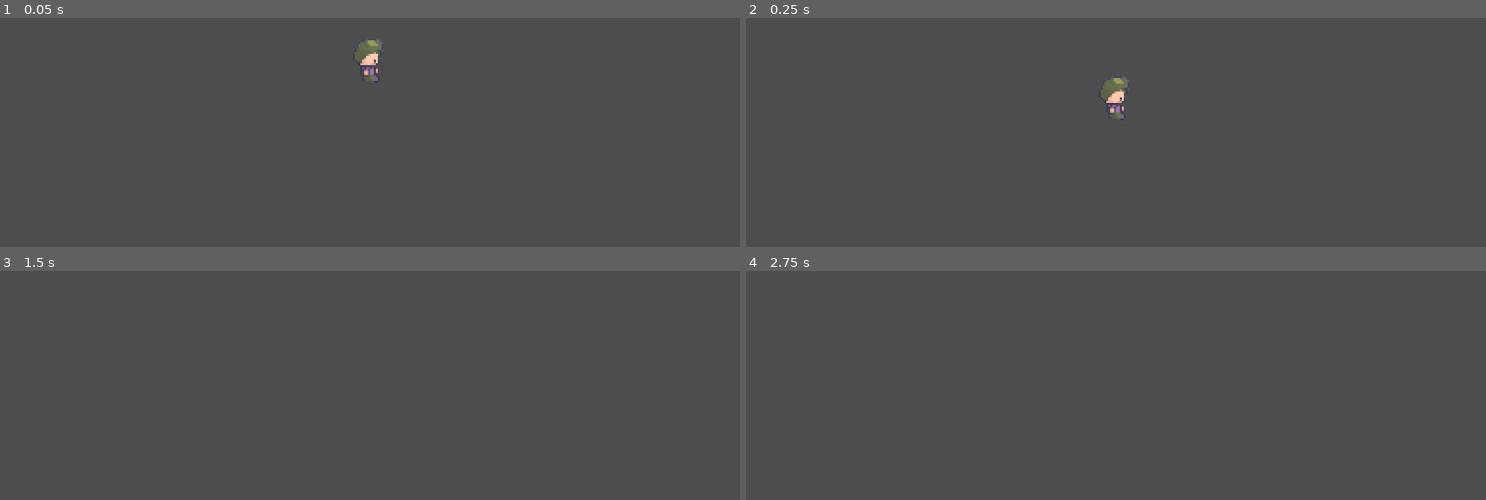
Above: before the commit, frames 1-4 (two rows, left to right).
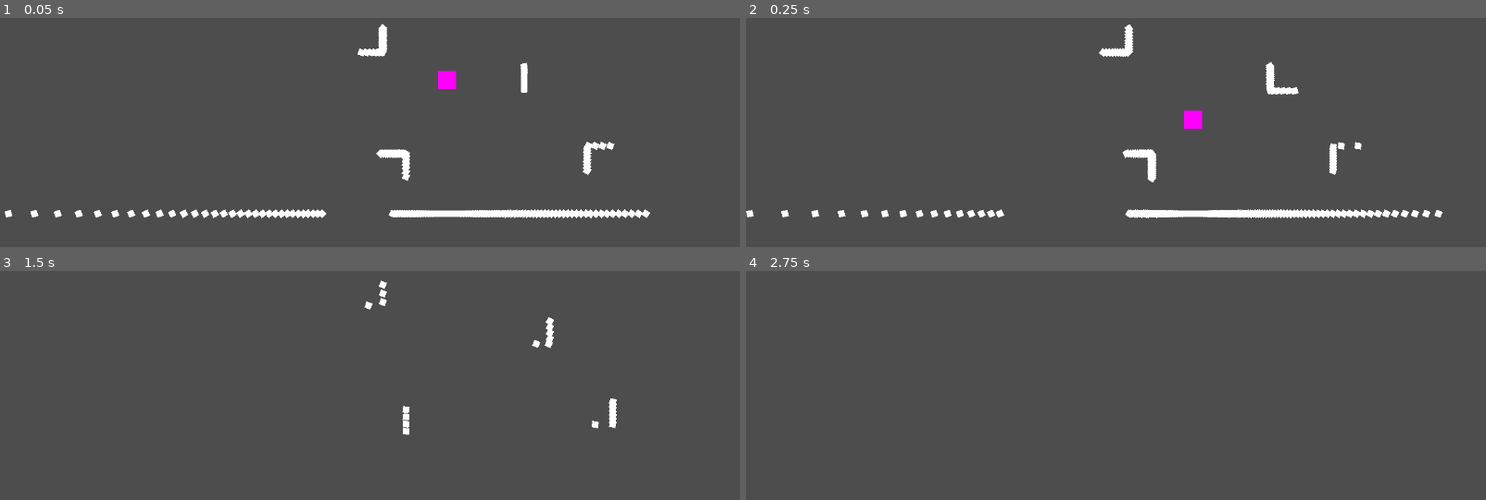
Above: after the commit, the same moments.

Repository: Kraaven/Chengalpettu
Game: Godot game, scene res://Scenes/MainWorld.tscn
The game is run twice, just before and just after one commit, with the same random seed, the same clock (stepped at 60 frames per second) and the same inputs.
Inputs:
- Up to frame 1 (0.05 s): no input
- Up to frame 2 (0.25 s): no input
- Up to frame 3 (1.5 s): tap Enter (ui_accept) at 0.5, 0.6, 0.77, 1.07, 1.35 s; hold Right (ui_right) from 0.53 s (still down)
- Up to frame 4 (2.75 s): tap Enter (ui_accept) at 1.52, 1.82, 2.1 s; release Right (ui_right) at 2.03 s; hold Left (ui_left) from 2.03 s (still down)

The runs differ from the first frame. In frame 1, 3.2% of the frame differs, in the area x 0-88%, y 2-88%; in frame 2, 3.2%; in frame 3, 0.5%; in frame 4, nothing differs.

Commit message:
Added Echholocation

Diff:
--- /dev/null
+++ b/Scenes/EchoParticle.tscn
@@ -0,0 +1,6 @@
+[gd_scene load_steps=2 format=3 uid="uid://dfs6cr7c383op"]
+
+[ext_resource type="Texture2D" uid="uid://cqphlc7te15o4" path="res://Images/EchoP.png" id="1_wyh2v"]
+
+[node name="Sprite2D" type="Sprite2D"]
+texture = ExtResource("1_wyh2v")
--- a/Scenes/Home.tscn
+++ b/Scenes/Home.tscn
@@ -1,6 +1,6 @@
 [gd_scene load_steps=4 format=3 uid="uid://bcymaqf8k31ip"]
 
-[ext_resource type="Texture2D" uid="uid://bkw15ahasrph4" path="res://Images/Room/Interiors_free_16x16.png" id="1_agn7c"]
+[ext_resource type="Texture2D" uid="uid://bkw15ahasrph4" path="res://Images/Interiors_free_16x16.png" id="1_agn7c"]
 
 [sub_resource type="TileSetAtlasSource" id="TileSetAtlasSource_y06qn"]
 texture = ExtResource("1_agn7c")
--- a/Scenes/MainWorld.tscn
+++ b/Scenes/MainWorld.tscn
@@ -1,14 +1,7 @@
 [gd_scene load_steps=2 format=3 uid="uid://btrqkh4povntl"]
 
-[ext_resource type="PackedScene" uid="uid://ciagp2cpls2xq" path="res://Scenes/Player.tscn" id="1_tvca2"]
+[ext_resource type="PackedScene" uid="uid://bcna5w3yhd63u" path="res://Scenes/NewGame.tscn" id="1_8n82b"]
 
 [node name="World" type="Node2D"]
 
-[node name="CharacterBody2D" parent="." instance=ExtResource("1_tvca2")]
-position = Vector2(-1, -15)
-
-[node name="Camera2D" type="Camera2D" parent="CharacterBody2D"]
-position = Vector2(1, 15)
-offset = Vector2(0, -20)
-zoom = Vector2(3, 3)
-position_smoothing_enabled = true
+[node name="Node2D" parent="." instance=ExtResource("1_8n82b")]
--- /dev/null
+++ b/Scenes/NewGame.tscn
@@ -0,0 +1,62 @@
+[gd_scene load_steps=7 format=3 uid="uid://bcna5w3yhd63u"]
+
+[ext_resource type="Script" path="res://scripts/CharacterBody2D.gd" id="1_cxr35"]
+[ext_resource type="Script" path="res://Scenes/Raycasts.gd" id="2_bilw0"]
+
+[sub_resource type="CircleShape2D" id="CircleShape2D_80dw8"]
+
+[sub_resource type="PlaceholderTexture2D" id="PlaceholderTexture2D_es74b"]
+
+[sub_resource type="RectangleShape2D" id="RectangleShape2D_xyuwu"]
+size = Vector2(589, 32)
+
+[sub_resource type="RectangleShape2D" id="RectangleShape2D_5qxpg"]
+
+[node name="Node2D" type="Node2D"]
+
+[node name="CharacterBody2D" type="CharacterBody2D" parent="."]
+position = Vector2(60, 30)
+script = ExtResource("1_cxr35")
+
+[node name="CollisionShape2D" type="CollisionShape2D" parent="CharacterBody2D"]
+shape = SubResource("CircleShape2D_80dw8")
+
+[node name="Sprite2D" type="Sprite2D" parent="CharacterBody2D"]
+position = Vector2(-8.9407e-08, -4.76837e-07)
+scale = Vector2(14, 14)
+texture = SubResource("PlaceholderTexture2D_es74b")
+
+[node name="Raycasts" type="Node2D" parent="CharacterBody2D"]
+script = ExtResource("2_bilw0")
+
+[node name="Camera2D" type="Camera2D" parent="."]
+zoom = Vector2(2, 2)
+
+[node name="StaticBody2D" type="StaticBody2D" parent="."]
+
+[node name="CollisionShape2D" type="CollisionShape2D" parent="StaticBody2D"]
+position = Vector2(3.5, 152)
+shape = SubResource("RectangleShape2D_xyuwu")
+
+[node name="StaticBody2D2" type="StaticBody2D" parent="."]
+
+[node name="CollisionShape2D" type="CollisionShape2D" parent="StaticBody2D2"]
+shape = SubResource("RectangleShape2D_5qxpg")
+
+[node name="StaticBody2D3" type="StaticBody2D" parent="."]
+position = Vector2(179, 93)
+
+[node name="CollisionShape2D" type="CollisionShape2D" parent="StaticBody2D3"]
+shape = SubResource("RectangleShape2D_5qxpg")
+
+[node name="StaticBody2D4" type="StaticBody2D" parent="."]
+position = Vector2(18, 99)
+
+[node name="CollisionShape2D" type="CollisionShape2D" parent="StaticBody2D4"]
+shape = SubResource("RectangleShape2D_5qxpg")
+
+[node name="StaticBody2D5" type="StaticBody2D" parent="."]
+position = Vector2(130, 30)
+
+[node name="CollisionShape2D" type="CollisionShape2D" parent="StaticBody2D5"]
+shape = SubResource("RectangleShape2D_5qxpg")
--- /dev/null
+++ b/Scenes/Raycasts.gd
@@ -0,0 +1,19 @@
+extends Node2D
+
+var density = 200
+var RayPrefab = preload("res://Scenes/detection_ray.tscn")
+var Rays = []
+# Called when the node enters the scene tree for the first time.
+func _ready():
+	for i in range(0, 360, 360 / density):
+		var R = RayPrefab.instantiate()
+		$".".add_child(R)
+		R.rotation_degrees = i
+		Rays.append(R)
+	print(Rays.size())
+
+
+
+# Called every frame. 'delta' is the elapsed time since the previous frame.
+func _process(delta):
+	pass
--- /dev/null
+++ b/Scenes/detection_ray.tscn
@@ -0,0 +1,7 @@
+[gd_scene load_steps=2 format=3 uid="uid://wbyqgj3tyfe7"]
+
+[ext_resource type="Script" path="res://scripts/detection_ray.gd" id="1_xlfvl"]
+
+[node name="DetectionRay" type="RayCast2D"]
+target_position = Vector2(0, 400)
+script = ExtResource("1_xlfvl")
--- /dev/null
+++ b/scripts/Cast.gd
@@ -0,0 +1,25 @@
+extends RayCast2D
+
+var density = 100
+var _Particle = preload("res://Scenes/EchoParticle.tscn")
+@onready var W = $"../.."
+
+func _process(delta):
+	transform.rotated(deg_to_rad(360 / density))
+
+	for i in range(0, 360, 360 / density):
+		print(i)
+		rotation_degrees = i
+		if is_colliding():
+			#print(rotation_degrees)
+			var collisionRotation = rotation_degrees
+			var P = _Particle.instantiate()
+			W.add_child(P)
+			P.global_position = get_collision_point()
+
+			# Draw a line from the ray origin to the collision point
+			var ray_origin = global_position
+			var collision_point = get_collision_point()
+			#draw_line(ray_origin, collision_point, Color(1, 0, 0), 2)  # Red line
+
+			# Additional logic based on collision rotation (if needed)
--- /dev/null
+++ b/scripts/CharacterBody2D.gd
@@ -0,0 +1,28 @@
+extends CharacterBody2D
+
+
+const SPEED = 300.0
+const JUMP_VELOCITY = -400.0
+
+# Get the gravity from the project settings to be synced with RigidBody nodes.
+var gravity = ProjectSettings.get_setting("physics/2d/default_gravity")
+
+
+func _physics_process(delta):
+	# Add the gravity.
+	if not is_on_floor():
+		velocity.y += gravity * delta
+
+	# Handle jump.
+	if Input.is_action_just_pressed("ui_accept") and is_on_floor():
+		velocity.y = JUMP_VELOCITY
+
+	# Get the input direction and handle the movement/deceleration.
+	# As good practice, you should replace UI actions with custom gameplay actions.
+	var direction = Input.get_axis("ui_left", "ui_right")
+	if direction:
+		velocity.x = direction * SPEED
+	else:
+		velocity.x = move_toward(velocity.x, 0, SPEED)
+
+	move_and_slide()
--- /dev/null
+++ b/scripts/caster.gd
@@ -0,0 +1,38 @@
+#extends Node2D
+#
+## Define properties
+#var density = 10
+#var maxDistance = 200
+#
+## Reference to the RayCast2D node
+#var raycast
+#
+#func _ready():
+	## Get reference to the RayCast2D node
+	#raycast = $"../RayCast2D"
+#
+#func _process(delta):
+	#for i in range(0, 360, 360 / density):
+		## Update RayCast2D rotation and cast_to direction
+		#raycast.rotation_degrees = i
+		#raycast.cast_to = Vector2(maxDistance, 0).rotated(deg_to_rad(i))
+#
+		## Check for collision
+		#if raycast.is_colliding():
+			## Get collision point
+			#var collision_point = raycast.get_collision_point()
+			## Spawn particle at collision point
+			#spawn_particle(collision_point)
+#
+#func spawn_particle(position):
+	## Load particle scene
+	#var particle = preload("res://Scenes/EchoParticle.tscn").instance()
+	## Set particle position
+	#particle.position = position
+	## Calculate distance to adjust particle color
+	#var distance = position.distance_to(global_position)
+	#var shade = (maxDistance - distance) / maxDistance
+	## Set particle color
+	#particle.color = Color(shade, shade, shade)
+	## Add particle to the scene
+	#add_child(particle)
--- /dev/null
+++ b/scripts/detection_ray.gd
@@ -0,0 +1,19 @@
+extends RayCast2D
+
+var EcoP = preload("res://Scenes/EchoParticle.tscn")
+var P
+# Called when the node enters the scene tree for the first time.
+func _ready():
+	P = EcoP.instantiate()
+	add_child(P)
+
+
+# Called every frame. 'delta' is the elapsed time since the previous frame.
+func _process(delta):
+	if(is_colliding()):
+		P.visible = true
+		P.global_position = get_collision_point()
+		print(rotation_degrees," has a hit")
+	else:
+		P.visible = false
+		print(rotation_degrees, " has not hit")
Binary file added: Images/EchoP.png
Not shown, added: Images/EchoP.png.import
Renamed: Images/Room/Interiors_free_16x16.png -> Images/Interiors_free_16x16.png
Not shown, changed: Images/Interiors_free_16x16.png.import
Not shown, added: Scenes/New413A.tmp
Not shown, added: Scenes/New5D46.tmp
Not shown, added: Scenes/New7FCA.tmp
Not shown, added: Scenes/New83CD.tmp
Not shown, added: Scenes/NewC0D.tmp
Not shown, added: Scenes/NewCEB9.tmp
